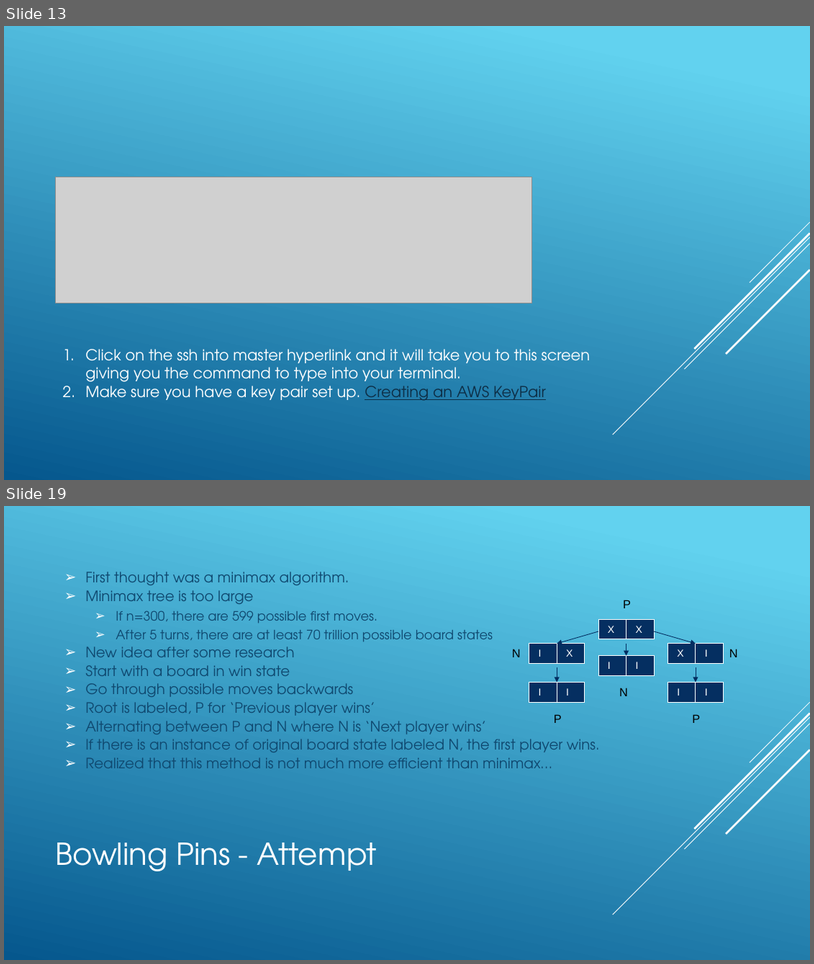
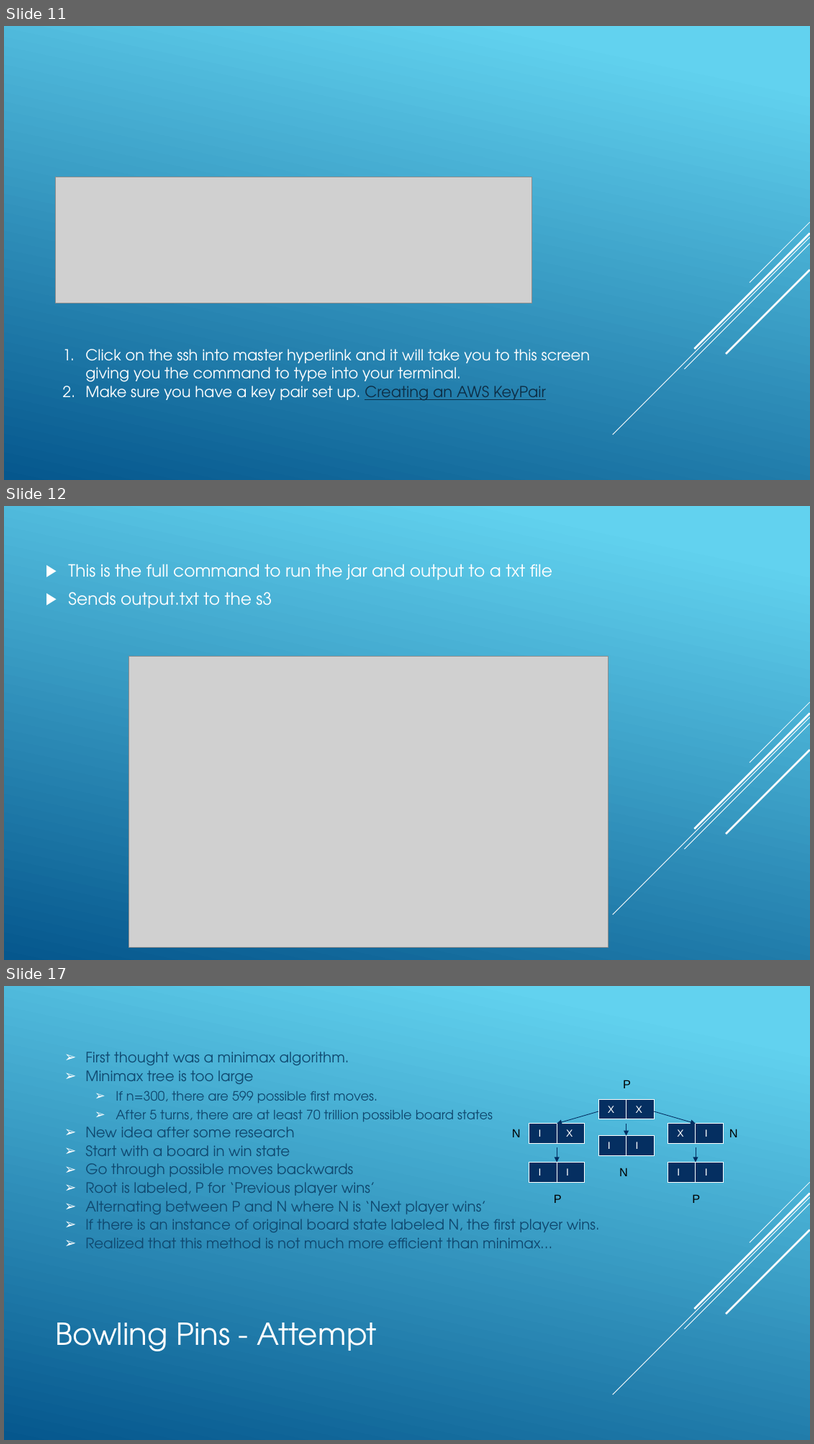
Before and after one commit to revature-scalawags/Project2-Group6, a slide deck: Group Twitter Stream - Project1.pptx. Shown one above the other, each under a label of ours: slides 13 and 19 before the commit, slides 11, 12 and 17 after it; the slides between them are not shown. The pictures are 814x964 and 814x1444 pixels, drawn with LibreOffice and Linux fonts; fonts in the diff are those of the drawing; grey boxes stand for pictures. Boxes give left, top, right and bottom in pixels: in the first picture for what was removed or moved away, otherwise in the second. Text is boxed around its words. In the diff, an @@ line names an element or a change of style, - is before the commit and + after.

```diff
--- a/Group Twitter Stream - Project1.pptx
+++ b/Group Twitter Stream - Project1.pptx
@@ slide 12 added at box(4, 506, 810, 960), background gradient #62D2EF to #05578D; not listed: 5 template elements that a slide beside it also shows @@
@@ text added at box(68, 564, 553, 608), 20 pt, text #FFFFFF @@
+▶ This is the full command to run the jar and output to a txt file
+▶ Sends output.txt to the s3
@@ picture added at box(129, 656, 609, 947) @@
@@ what was slide 13 is now slide 11 @@
@@ what was slide 19 is now slide 17 @@
```
Also in this commit, not shown: 4 slides changed, 2 other slides added, 5 slides removed, 1 other file.
